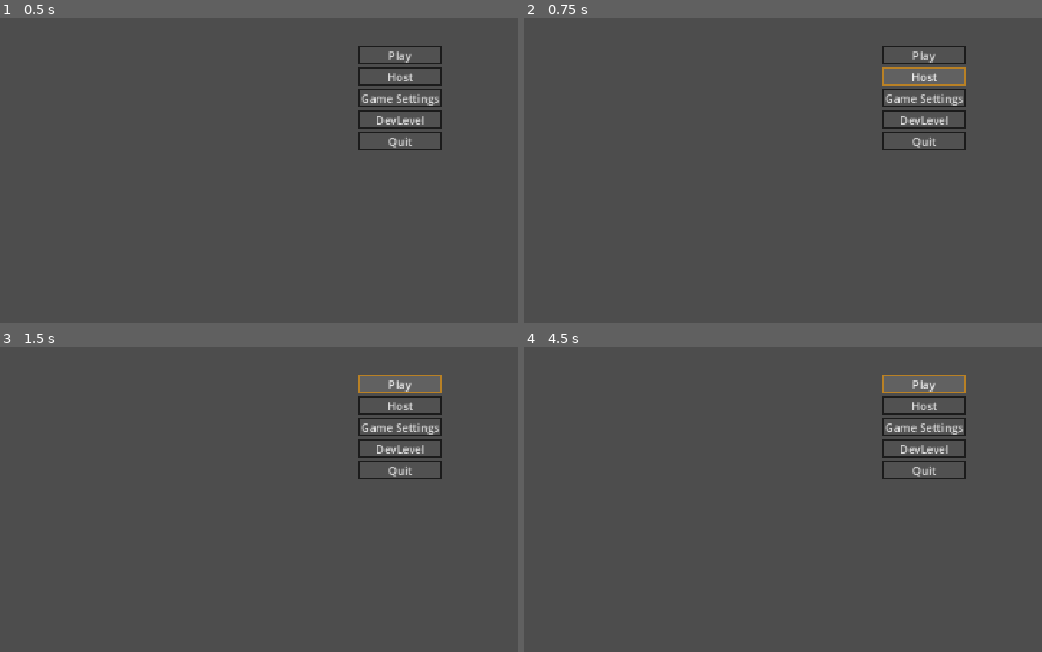
Above: before the commit, frames 1-4 (two rows, left to right).
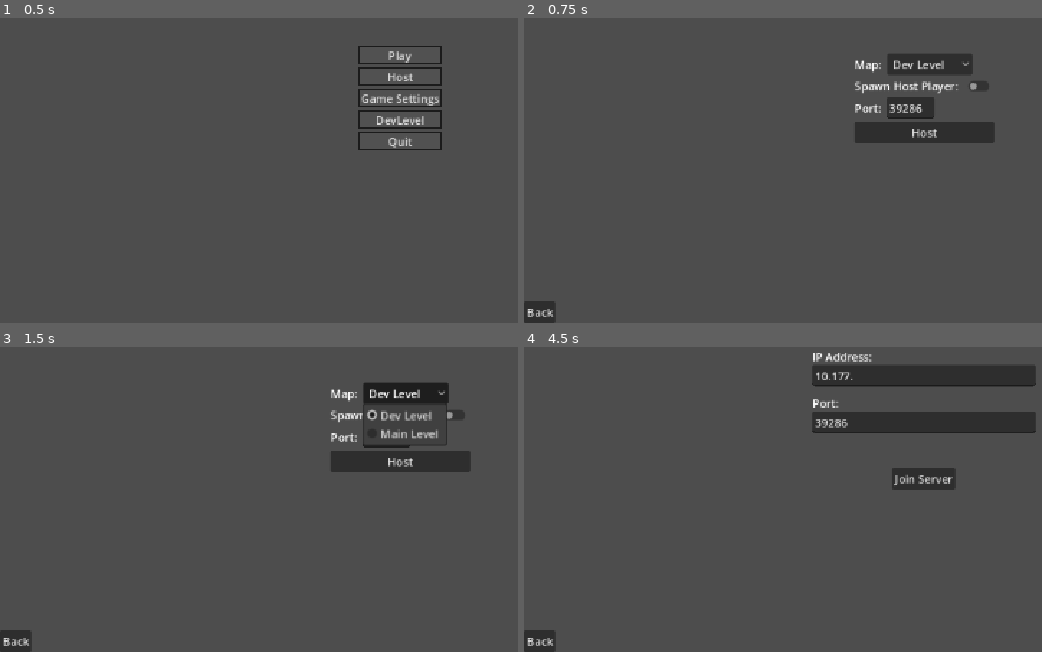
Above: after the commit, the same moments.

Repository: yeet230/multiplayer-base
Game: Godot game, scene res://Scenes/3D/Levels/Game.tscn
The game is run twice, just before and just after one commit, with the same random seed, the same clock (stepped at 60 frames per second) and the same inputs.
Inputs (mouse positions are in pixels of both pictures, inside the frame that each line leads up to):
- Up to frame 1 (0.5 s): no input
- Up to frame 2 (0.75 s): click "Host" at 0.5 s
- Up to frame 3 (1.5 s): click (404, 392) at 1.25 s, where only the run after the commit has a clickable "Dev Level"
- Up to frame 4 (4.5 s): click (979, 414) at 2.02 s; click "Host" at 2.75 s; click (539, 639) at 3.5 s, where only the run after the commit has a clickable "Back"; click "Play" at 4.25 s

Frame 1 is identical in both runs. In frame 2, 5.1% of the frame differs, in the area x 0-91%, y 9-100%; in frame 3, 5.1%; in frame 4, 8.0%, in the area x 0-99%, y 1-100%.
Error before the commit: Cannot call method 'show' on a null value. (res://Scripts/Menu's/MainMenu.gd:32)

Commit message:
Expand multiplayer menu and join setup
Add host and client menu flows, map selection, and configurable client connection inputs. Add a player hit-confirm hook and update weapon selection to use the Enum definitions; remove debug output.

Diff:
--- a/Scenes/2D/Menu's/ClientMenu.tscn
+++ b/Scenes/2D/Menu's/ClientMenu.tscn
@@ -11,23 +11,7 @@
 grow_vertical = 2
 script = ExtResource("1_uia4m")
 
-[node name="TabContainer" type="TabContainer" parent="." unique_id=1163672538]
-layout_mode = 1
-anchors_preset = 15
-anchor_right = 1.0
-anchor_bottom = 1.0
-grow_horizontal = 2
-grow_vertical = 2
-current_tab = 0
-tab_0/title = "Join Server"
-tab_1/title = "Host Server"
-
-[node name="JoinServer" type="Label" parent="TabContainer" unique_id=853493337]
-layout_mode = 2
-metadata/_tab_index = 0
-metadata/_tab_name = "Join Server"
-
-[node name="MainVboxContainer" type="VBoxContainer" parent="TabContainer/JoinServer" unique_id=134869795]
+[node name="MainVboxContainer" type="VBoxContainer" parent="." unique_id=1220990968]
 layout_mode = 1
 anchors_preset = 8
 anchor_left = 0.5
@@ -42,42 +26,43 @@
 grow_vertical = 2
 theme_override_constants/separation = 50
 
-[node name="VBoxContainer" type="VBoxContainer" parent="TabContainer/JoinServer/MainVboxContainer" unique_id=1967468820]
+[node name="VBoxContainer" type="VBoxContainer" parent="MainVboxContainer" unique_id=12295519]
 layout_mode = 2
 theme_override_constants/separation = 36
 
-[node name="IpInput" type="LineEdit" parent="TabContainer/JoinServer/MainVboxContainer/VBoxContainer" unique_id=1491252586]
+[node name="IpInput" type="LineEdit" parent="MainVboxContainer/VBoxContainer" unique_id=286173403]
 layout_mode = 2
+text = "10.177."
 placeholder_text = "IP Here:"
+max_length = 15
+context_menu_enabled = false
+emoji_menu_enabled = false
+middle_mouse_paste_enabled = false
 
-[node name="Label" type="Label" parent="TabContainer/JoinServer/MainVboxContainer/VBoxContainer/IpInput" unique_id=1815083009]
+[node name="Label" type="Label" parent="MainVboxContainer/VBoxContainer/IpInput" unique_id=726145490]
 layout_mode = 1
 offset_top = -24.0
 offset_right = 40.0
 offset_bottom = -1.0
 text = "IP Address:"
 
-[node name="LineEdit" type="LineEdit" parent="TabContainer/JoinServer/MainVboxContainer/VBoxContainer" unique_id=1643990940]
+[node name="PortInput" type="LineEdit" parent="MainVboxContainer/VBoxContainer" unique_id=1400253865]
 layout_mode = 2
 text = "39286"
 placeholder_text = "Port: Defualt is 39286"
+max_length = 5
 
-[node name="Label" type="Label" parent="TabContainer/JoinServer/MainVboxContainer/VBoxContainer/LineEdit" unique_id=480593446]
+[node name="Label" type="Label" parent="MainVboxContainer/VBoxContainer/PortInput" unique_id=340429197]
 layout_mode = 0
 offset_top = -24.0
 offset_right = 40.0
 offset_bottom = -1.0
 text = "Port:"
 
-[node name="Join" type="Button" parent="TabContainer/JoinServer/MainVboxContainer" unique_id=1003973649]
+[node name="Join" type="Button" parent="MainVboxContainer" unique_id=1988387518]
 layout_mode = 2
 size_flags_horizontal = 4
 size_flags_vertical = 8
 text = "Join Server"
 
-[node name="HostServer" type="Label" parent="TabContainer" unique_id=873292500]
-visible = false
-layout_mode = 2
-text = "Host Server"
-metadata/_tab_index = 1
-metadata/_tab_name = "Host Server"
+[connection signal="pressed" from="MainVboxContainer/Join" to="." method="_on_join_pressed"]
--- a/Scenes/2D/Menu's/HostMenuSetup.tscn
+++ b/Scenes/2D/Menu's/HostMenuSetup.tscn
@@ -2,7 +2,7 @@
 
 [ext_resource type="Script" uid="uid://defv8fl3bnyrk" path="res://Scripts/Menu's/HostmenuSetup.gd" id="1_kv2et"]
 
-[node name="Control" type="Control" unique_id=2097086261]
+[node name="HostMenu" type="Control" unique_id=2097086261]
 layout_mode = 3
 anchors_preset = 15
 anchor_right = 1.0
@@ -12,15 +12,49 @@
 script = ExtResource("1_kv2et")
 
 [node name="VBoxContainer" type="VBoxContainer" parent="." unique_id=1954890131]
-layout_mode = 0
-offset_right = 40.0
-offset_bottom = 40.0
+layout_mode = 1
+anchors_preset = 8
+anchor_left = 0.5
+anchor_top = 0.5
+anchor_right = 0.5
+anchor_bottom = 0.5
+offset_left = -100.5
+offset_top = -60.5
+offset_right = 100.5
+offset_bottom = 60.5
+grow_horizontal = 2
+grow_vertical = 2
 
-[node name="Map" type="OptionButton" parent="VBoxContainer" unique_id=866651488]
+[node name="HBoxContainer" type="HBoxContainer" parent="VBoxContainer" unique_id=1505377092]
 layout_mode = 2
 
-[node name="OptionButton2" type="OptionButton" parent="VBoxContainer" unique_id=1418073862]
+[node name="Label" type="Label" parent="VBoxContainer/HBoxContainer" unique_id=1335412072]
 layout_mode = 2
+text = "Map: "
+
+[node name="Map" type="OptionButton" parent="VBoxContainer/HBoxContainer" unique_id=866651488]
+layout_mode = 2
+
+[node name="SpawnPlayerHBox" type="HBoxContainer" parent="VBoxContainer" unique_id=868133919]
+layout_mode = 2
+
+[node name="Label" type="Label" parent="VBoxContainer/SpawnPlayerHBox" unique_id=1425906704]
+layout_mode = 2
+text = "Spawn Host Player: "
+
+[node name="CheckButton" type="CheckButton" parent="VBoxContainer/SpawnPlayerHBox" unique_id=1527696487]
+layout_mode = 2
+
+[node name="PortHBox" type="HBoxContainer" parent="VBoxContainer" unique_id=232911170]
+layout_mode = 2
+
+[node name="Label" type="Label" parent="VBoxContainer/PortHBox" unique_id=1821068242]
+layout_mode = 2
+text = "Port: "
+
+[node name="LineEdit" type="LineEdit" parent="VBoxContainer/PortHBox" unique_id=346612243]
+layout_mode = 2
+text = "39286"
 
 [node name="Button" type="Button" parent="VBoxContainer" unique_id=1426162596]
 layout_mode = 2
--- a/Scenes/2D/Menu's/MainMenu.tscn
+++ b/Scenes/2D/Menu's/MainMenu.tscn
@@ -3,6 +3,7 @@
 [ext_resource type="Theme" uid="uid://clmane4tnahtp" path="res://Resources/Menu's/MainMenu.tres" id="1_0nft5"]
 [ext_resource type="Script" uid="uid://yv2w3la70h3r" path="res://Scripts/Menu's/MainMenu.gd" id="1_i26rj"]
 [ext_resource type="PackedScene" uid="uid://bwdt4nq8pr5ke" path="res://Scenes/2D/Menu's/ClientMenu.tscn" id="2_eiy7p"]
+[ext_resource type="PackedScene" uid="uid://d0okxry2sj1hu" path="res://Scenes/2D/Menu's/HostMenuSetup.tscn" id="4_neomk"]
 
 [node name="MainMenu" type="Node" unique_id=950782923]
 script = ExtResource("1_i26rj")
@@ -12,9 +13,11 @@
 [node name="MenuItems" type="CanvasLayer" parent="." unique_id=1925073819]
 
 [node name="ClientMenu" parent="MenuItems" unique_id=484369215 instance=ExtResource("2_eiy7p")]
+unique_name_in_owner = true
 visible = false
 
 [node name="MainMenu" type="Control" parent="MenuItems" unique_id=1640040799]
+unique_name_in_owner = true
 layout_mode = 3
 anchors_preset = 15
 anchor_right = 1.0
@@ -58,7 +61,22 @@
 text = "Quit
 "
 
+[node name="HostMenu" parent="MenuItems" unique_id=2097086261 instance=ExtResource("4_neomk")]
+unique_name_in_owner = true
+visible = false
+
+[node name="Back" type="Button" parent="MenuItems" unique_id=769222520]
+visible = false
+anchors_preset = 2
+anchor_top = 1.0
+anchor_bottom = 1.0
+offset_top = -8.0
+offset_right = 8.0
+grow_vertical = 0
+text = "Back"
+
 [connection signal="pressed" from="MenuItems/MainMenu/MainMenuVBox/Play" to="." method="_on_play_pressed"]
 [connection signal="pressed" from="MenuItems/MainMenu/MainMenuVBox/Host" to="." method="_on_host_pressed"]
 [connection signal="pressed" from="MenuItems/MainMenu/MainMenuVBox/QuickJoin" to="." method="_on_quick_join_pressed"]
 [connection signal="pressed" from="MenuItems/MainMenu/MainMenuVBox/Quit" to="." method="_on_quit_pressed"]
+[connection signal="pressed" from="MenuItems/Back" to="." method="_on_back_pressed"]
--- a/Scripts/Actors/Player/Handler's/PlayerHealthManager.gd
+++ b/Scripts/Actors/Player/Handler's/PlayerHealthManager.gd
@@ -12,6 +12,5 @@
 
 ##Please do not remove this 🥺🥺
 func update_health(newHealth : float) -> void:
-	print("Health is being updated")
 	curHealth = newHealth
 	localPlayer.ui.update_healthbar(curHealth, maxHealth)
--- a/Scripts/Actors/Player/Handler's/PlayerUICommandHandler.gd
+++ b/Scripts/Actors/Player/Handler's/PlayerUICommandHandler.gd
@@ -9,10 +9,7 @@
 
 func _ready() -> void:
 	visible = false
-	print(Global, " : ", Global.commandHandler, " : ", Global.commandHandler.UIHandler)
 	Global.commandHandler.UIHandler = self
-	print(Global, " : ", Global.commandHandler, " : ", Global.commandHandler.UIHandler)
-
 
 
 func _update_log() -> void:
--- a/Scripts/Actors/Player/Handler's/PlayerVisionManager.gd
+++ b/Scripts/Actors/Player/Handler's/PlayerVisionManager.gd
@@ -36,7 +36,7 @@
 		0
 	)
 
-func apply_recoil(amount : float) -> void:
+func apply_recoil(_amount : float) -> void:
 	pass
 
 func get_camera() -> Camera3D:
--- a/Scripts/Actors/Player/Handler's/PlayerWeaponManager.gd
+++ b/Scripts/Actors/Player/Handler's/PlayerWeaponManager.gd
@@ -144,6 +144,9 @@
 
 	var collider: Node3D = result.get("collider")
 
+	if collider is Player:
+		localPlayer.ui.hit_confirm()
+
 
 
 func setup_timers() -> void:
--- a/Scripts/Actors/Player/PlayerSpawner.gd
+++ b/Scripts/Actors/Player/PlayerSpawner.gd
@@ -48,7 +48,6 @@
 		var camera_3ds = player.find_children("*", "Camera3D")
 		if camera_3ds.size() > 0:
 			camera_3ds[0].current = true
-		print(camera_3ds)
 
 
 func add_player(id = 1):
--- a/Scripts/Actors/Player/PlayerUi.gd
+++ b/Scripts/Actors/Player/PlayerUi.gd
@@ -20,5 +20,7 @@
 
 func update_healthbar(newHealth : float, maxHealth) -> void:
 	var healthPercentage: float = (newHealth / maxHealth)
-	print("_update_health", healthPercentage)
 	healthBar.material.set_shader_parameter("value", healthPercentage)
+
+func hit_confirm() -> void:
+	pass
--- a/Scripts/Custom Nodes/CommandSystem.gd
+++ b/Scripts/Custom Nodes/CommandSystem.gd
@@ -56,7 +56,7 @@
 			#log_text("- " + cmd, Color.CYAN)
 #
 #
-func _command_player_teleport(args : PackedStringArray) -> void:
+func _command_player_teleport(_args : PackedStringArray) -> void:
 	pass
 
 	#if args.size() != 3:
@@ -79,11 +79,11 @@
 	#log_text("Player freecam is now: " + str("Active" if player.freecamActive else "Inactive"), Color.CYAN)
 
 
-func _command_give_player_weapon(args : PackedStringArray) -> void:
+func _command_give_player_weapon(_args : PackedStringArray) -> void:
 	pass
 
 
-func _command_set_player_health(args : PackedStringArray) -> void:
+func _command_set_player_health(_args : PackedStringArray) -> void:
 	pass
 
 
--- a/Scripts/MainLevel.gd
+++ b/Scripts/MainLevel.gd
@@ -17,7 +17,6 @@
 func spawn_level(newLevel : Enum.MAPS) -> void:
 	_destroy_current_level()
 	_spawn_new_level(newLevel)
-	print("Level Spawned")
 
 
 func _destroy_current_level() -> void:
@@ -35,8 +34,6 @@
 
 
 func _spawn_bullet_decal(position : Vector3, normal : Vector3, parentPath : NodePath) -> void:
-	print("Spawning Decal as ", "Server" if multiplayer.is_server() else "Client")
-
 	var decalInstance = Node3D
 	var parent: Node = get_node(parentPath)
 
--- a/Scripts/Menu's/ClientMenu.gd
+++ b/Scripts/Menu's/ClientMenu.gd
@@ -1 +1,19 @@
 extends Control
+
+@onready var ipInput: LineEdit = $MainVboxContainer/VBoxContainer/IpInput
+@onready var portInput: LineEdit = $MainVboxContainer/VBoxContainer/PortInput
+
+func _on_join_pressed() -> void:
+	var port: int = int(portInput.text)
+	var ip: String = ipInput.text
+	var dots: int = 0
+
+	for i in range(4):
+		if ip.find(".", 0):
+			dots += 1
+
+	if dots != 3:
+		ipInput.clear()
+		return
+
+	MultiplayerManager.join_server(ip)
--- a/Scripts/Menu's/HostmenuSetup.gd
+++ b/Scripts/Menu's/HostmenuSetup.gd
@@ -1,13 +1,15 @@
 extends Control
 
-@onready var mapSelector: OptionButton = $VBoxContainer/Map
+@onready var mapSelector: OptionButton = $VBoxContainer/HBoxContainer/Map
+
+var mapNames: Dictionary[Enum.MAPS, String] = {
+	Enum.MAPS.DEV : "Dev Level",
+	Enum.MAPS.MAIN : "Main Level"
+}
 
 # Called when the node enters the scene tree for the first time.
 func _ready() -> void:
 	for map in Enum.MAPS:
-		mapSelector.add_item(Enum.MAPS.find_key(map), map)
-
-
-# Called every frame. 'delta' is the elapsed time since the previous frame.
-func _process(delta: float) -> void:
-	pass
+		var key: int = Enum.MAPS.get(map)
+		var mapName: String = mapNames[key]
+		mapSelector.add_item(mapName, key)
--- a/Scripts/Menu's/MainMenu.gd
+++ b/Scripts/Menu's/MainMenu.gd
@@ -1,40 +1,74 @@
-extends Node
+class_name MainMenu extends Node
 
-@onready var mainMenu: VBoxContainer = $MenuItems/Menu/MainMenu
-@onready var clientMenu: Control = $MenuItems/Menu/ClientMenu
+enum MENU_LEVEL {
+	MAIN,
+	SETTINGS,
+	HOST,
+	PLAY
+}
+
+var menuLevel: MENU_LEVEL
+var menuItems
+
+@onready var mainMenu: Control = %MainMenu
+@onready var clientMenu: Control = %ClientMenu
+@onready var hostMenu: Control = %HostMenu
+
+@onready var backButton: Button = $MenuItems/Back
+
 @onready var displayElementsCanvasLayer: CanvasLayer = $DisplayElements
 @onready var menuItemsCanvasLayer: CanvasLayer = $MenuItems
 
 
 func _ready() -> void:
+	menuItems = [
+		mainMenu,
+		clientMenu,
+		hostMenu,
+	]
+
+
+
 	_auto_mode_set()
+	_change_menu_level(mainMenu)
 
 
 
 func _on_host_pressed() -> void:
+	_change_menu_level(hostMenu)
+
 	pass
 
 	#MultiplayerManager.start_server({})
 
 func _auto_mode_set() -> void:
-	if OS.has_feature("dedicated_server"):
+	if OS.has_feature("server") or OS.has_feature("dedicated_server"):
 		print("Starting Dedicated Server Automaticlly")
-		push_warning("I am the server")
 		var data: Dictionary = {
 			Enum.SERVER_DATA.LEVEL : Enum.MAPS.DEV,
 			Enum.SERVER_DATA.PORT : MultiplayerManager.SERVER_PORT,
+			Enum.SERVER_DATA.SPAWN_PLAYER : false,
 		}
 
 		MultiplayerManager.start_server.call_deferred(data)
 
 
 func _on_play_pressed() -> void:
-	clientMenu.show()
-	mainMenu.hide()
+	_change_menu_level(clientMenu)
+
 
 
 func _on_quit_pressed() -> void:
 	get_tree().quit()
+
+
+func _change_menu_level(newLevel : Control) -> void:
+	for menu in menuItems:
+		menu.hide()
+
+	newLevel.show()
+	backButton.visible = true if newLevel != mainMenu else false
+
 
 
 func _on_quick_join_pressed() -> void:
@@ -45,3 +79,7 @@
 func set_canvas_items_visibility(newState : bool) -> void:
 	displayElementsCanvasLayer.visible = newState
 	menuItemsCanvasLayer.visible = newState
+
+
+func _on_back_pressed() -> void:
+	_change_menu_level(mainMenu)
--- a/Scripts/Menu's/PlayerSetupMenu.gd
+++ b/Scripts/Menu's/PlayerSetupMenu.gd
@@ -8,6 +8,6 @@
 # Called when the node enters the scene tree for the first time.
 func _ready() -> void:
 	for p in Global.primaryWeapons:
-		primary.add_item(Global.WEAPON_ID.find_key(p), p)
+		primary.add_item(Enum.WEAPON_ID.find_key(p), p)
 
 	var itemCount = primary.item_count
